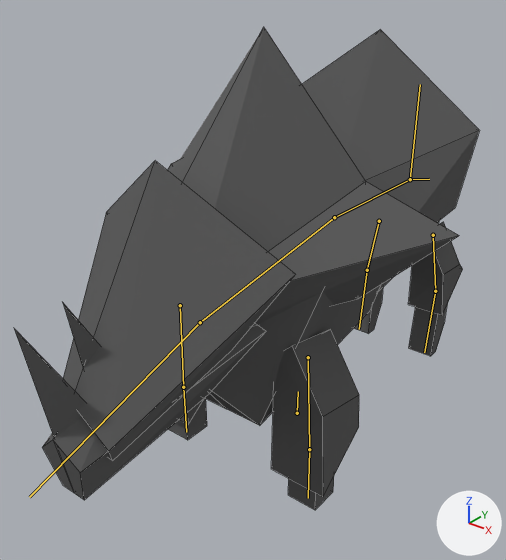
Before and after pictures for a commit that changed the Blender file Assets/Models/Karkadann.blend.
Both versions are drawn from a camera (50 mm lens) standing at (6.25, -9.18, 8.21) and looking at (-0.45, -0.81, 3.02). The lights are fixed; the arrows at lower right show +X, +Y and +Z. The bones that bend it are drawn over the model as lines. Mesh edges are drawn as thin lines.

The first picture shows 'Karkadann'.
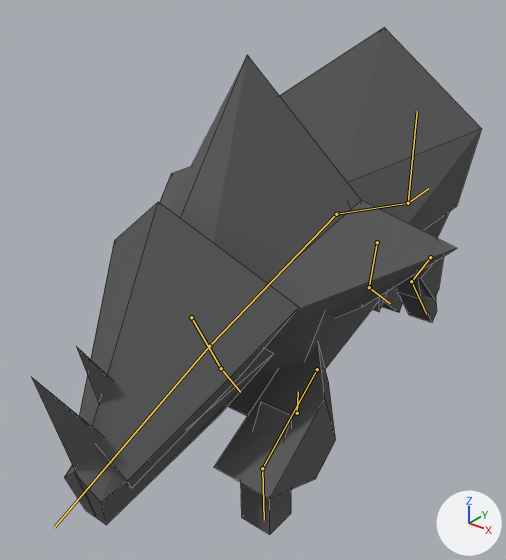
The newer file adds an action. The first version stands in its rest pose; the second is drawn at frame 16 of the action 'Charge'.

What the commit changed:
Bone 'butt' (bone_butt) moves from (0.0, 0.0, 0.0) to (0.0, -0.52, 0.0).
Bone 'spine_bottom' (bone_spine_bottom) turns from (0, 0, 0) to (11, 0, 0) degrees about its own x, y and z.
Bone 'spine_top' (bone_spine_top) turns from (0, 0, 0) to (-20, 0, 0) degrees about its own x, y and z.
Bone 'head' (bone_head) turns from (0, 0, 0) to (5, 0, 0) degrees about its own x, y and z.
Bone 'front_limbs_L' (bone_front_limbs_l) turns from (0, 0, 0) to (-1, -4, -67) degrees about its own x, y and z.
Bone 'front_paw_L' (bone_front_paw_l) turns from (0, 0, 0) to (60, 0, 0) degrees about its own x, y and z.
Bone 'front_limbs_R' (bone_front_limbs_r) turns from (0, 0, 0) to (1, -1, -18) degrees about its own x, y and z.
Bone 'front_paw_R' (bone_front_paw_r) turns from (0, 0, 0) to (6, 0, 0) degrees about its own x, y and z.
Bone 'tail' (bone_tail) turns from (0, 0, 0) to (28, 0, 0) degrees about its own x, y and z.
Bone 'back_limbs_L' (bone_back_limbs_l) turns from (0, 0, 0) to (15, -3, -89) degrees about its own x, y and z.
Bone 'back_paw_L' (bone_back_paw_l) turns from (0, 0, 0) to (-136, 0, 0) degrees about its own x, y and z.
Bone 'back_limbs_R' (bone_back_limbs_r) turns from (0, 0, 0) to (-1, -1, -7) degrees about its own x, y and z.
Bone 'back_paw_R' (bone_back_paw_r) turns from (0, 0, 0) to (-52, 0, 0) degrees about its own x, y and z.

Changed parts and their boxes [x1, y1, x2, y2] in the pictures (506 x 560 px):
'Karkadann', posed: before [14, 28, 479, 510]; after [32, 27, 482, 534]
bone 'butt', root to tip: before (410, 179) to (420, 84); after (408, 203) to (417, 111)
bone 'spine_bottom', root to tip: before (410, 179) to (334, 217); after (408, 203) to (336, 214)
bone 'spine_top', root to tip: before (334, 217) to (200, 322); after (336, 214) to (209, 346)
bone 'head', root to tip: before (200, 322) to (29, 497); after (209, 346) to (54, 527)
bone 'front_limbs_L', root to tip: before (308, 357) to (309, 449); after (317, 369) to (262, 468)
bone 'front_paw_L', root to tip: before (309, 449) to (308, 498); after (262, 468) to (264, 520)
bone 'front_limbs_R', root to tip: before (180, 305) to (183, 387); after (191, 317) to (221, 368)
bone 'front_paw_R', root to tip: before (183, 387) to (186, 432); after (221, 368) to (240, 392)
bone 'tail', root to tip: before (410, 179) to (429, 179); after (408, 203) to (428, 188)
bone 'back_limbs_L', root to tip: before (433, 235) to (435, 291); after (430, 257) to (411, 281)
bone 'back_paw_L', root to tip: before (435, 291) to (424, 352); after (411, 281) to (426, 314)
bone 'back_limbs_R', root to tip: before (379, 221) to (367, 270); after (377, 242) to (369, 287)
bone 'back_paw_R', root to tip: before (367, 270) to (359, 329); after (369, 287) to (390, 303)
